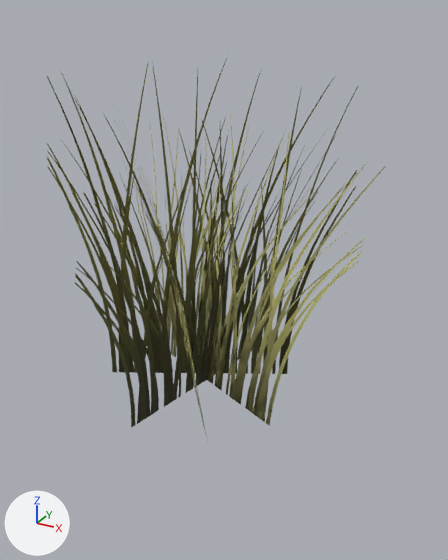
The glTF model assets/models/nature/beach_grass_1.glb as it was, and as the next commit left it.
Rendered twice from a 50 mm camera at (0.653, -1.076, 0.783) aimed at (0.063, -0.003, 0.246). The lights are fixed; the arrows at lower left show +X, +Y and +Z. The picture after the commit comes second. Vertices at exactly the same position are counted once.

The first picture shows 'beach_grass_1'.
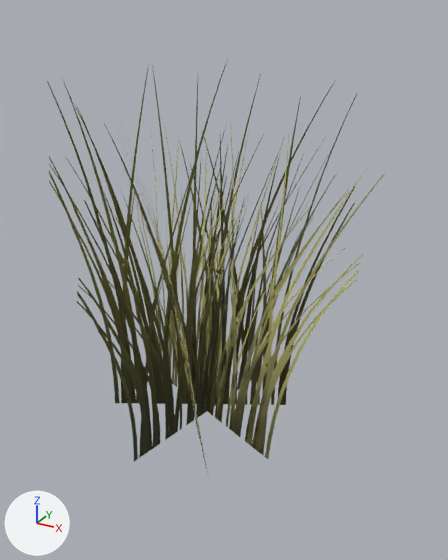
The edits, one by one:
me_beach_grass_1 is used by ob_beach_grass_1; location (0.0, 0.0, 0.0).
Before the commit, vertices of me_beach_grass_1: 6 (0.227, -0.312, -0.03), 7 (-0.259, 0.287, -0.03) at pixel (175, 310), 8 (0.186, -0.345, 0.331), 9 (-0.299, 0.254, 0.331) at pixel (151, 191), 18 (-0.327, -0.137, -0.03).
Before the commit, vertices of me_beach_grass_1: 19 (0.297, 0.193, -0.03), 20 (-0.364, -0.067, 0.358), 21 (0.261, 0.262, 0.358).
me_beach_grass_1 had 24 vertices, 16 faces and spanned x -0.433..0.403, y -0.419..0.394, z -0.03..0.746.
me_beach_grass_1 now has 24 vertices, 16 faces and spans x -0.433..0.403, y -0.419..0.394, z -0.12..0.746.
me_beach_grass_1 part 1: the loose piece of 6 vertices spanning x -0.339..0.403, y -0.139..0.285, z -0.03..0.627 is scaled about its middle by (1, 1, 1.14), then moved by (0.0, 0.0, -0.045).
me_beach_grass_1 part 2: the loose piece of 6 vertices spanning x -0.064..0.206, y -0.393..0.365, z -0.03..0.619 is scaled about its middle by (1, 1, 1.14), then moved by (0.0, 0.0, -0.045).
Part 3, on me_beach_grass_1:
Vertices 6, 7, 18, 19 of me_beach_grass_1 move by (0.0, 0.0, -0.09).
Vertices 8, 9, 20, 21 of me_beach_grass_1 move by (0.0, 0.0, -0.045).

Pixel boxes [x1, y1, x2, y2] of what changed, in the pictures (448 x 560 px; the box of a moved part takes in the faces that stretch with it):
'beach_grass_1', reshaped (7% taller): before [47, 53, 386, 442]; after [47, 62, 385, 479]
part 1 of me_beach_grass_1, moved or reshaped: before [135, 114, 386, 426]; after [136, 118, 385, 459]
part 2 of me_beach_grass_1, moved or reshaped: before [75, 128, 337, 428]; after [77, 134, 329, 461]
part 3 of me_beach_grass_1, moved or reshaped: before [47, 53, 358, 442]; after [47, 62, 357, 479]
